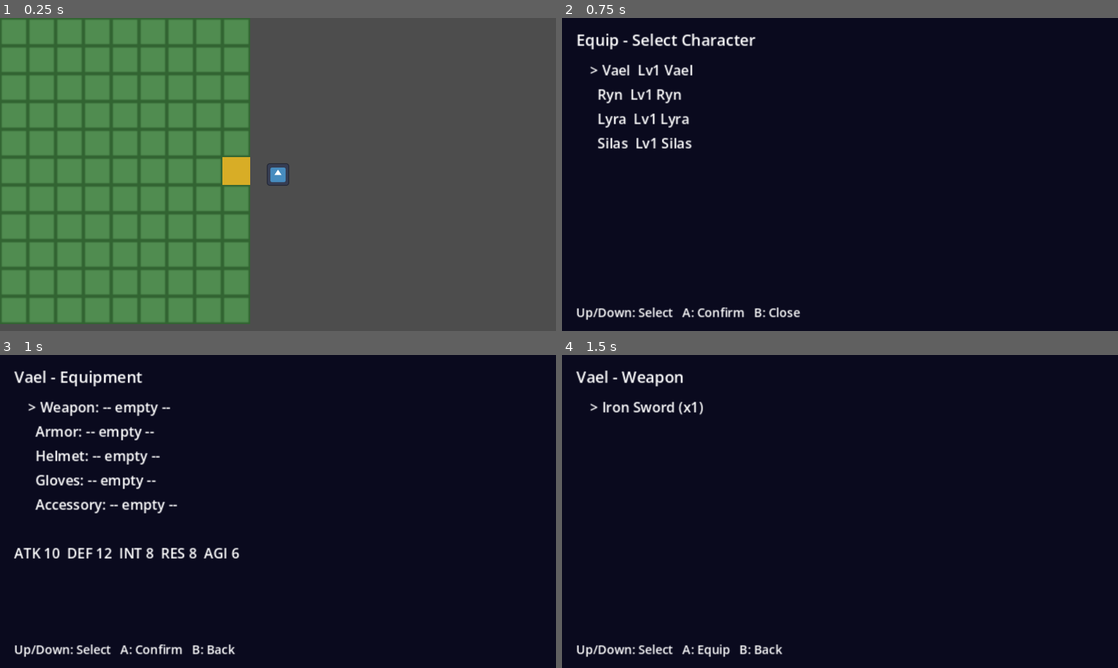
Above: before the commit, frames 1-4 (two rows, left to right).
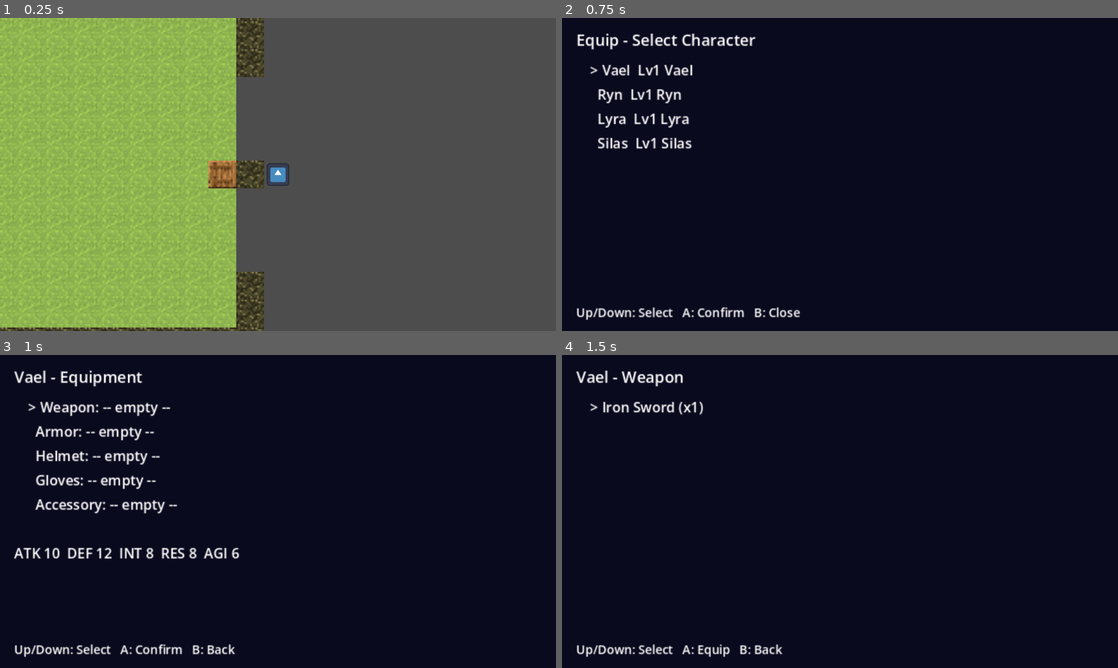
Above: after the commit, the same moments.

Repository: corytomlinson-oss/project_divine_light
Game: Godot game, scene res://scenes/overworld/Overworld.tscn
Same seed, same stepped clock (60 frames per second), same inputs: the game is played once before the commit and once after it. The engine's default icon, where the game draws it, is replaced by a stand-in: a white triangle on a blue panel in a dark square.
Inputs:
- Up to frame 1 (0.25 s): no input
- Up to frame 2 (0.75 s): tap Enter (ui_accept) at 0.5 s; hold Right (ui_right) from 0.53 s (still down); tap E at 0.6 s
- Up to frame 3 (1 s): keep holding Right (ui_right); tap Enter (ui_accept) at 0.77 s
- Up to frame 4 (1.5 s): tap Enter (ui_accept) at 1.25 s; release Right (ui_right) at 1.28 s; hold Down (ui_down) from 1.28 s (still down); tap E at 1.35 s

The runs differ from the first frame. In frame 1, 46% of the frame differs, in the area x 0-48%, y 0-100%; in frame 2, nothing differs; in frame 3, nothing differs; in frame 4, nothing differs.

Commit message:
Milestone 16 (in progress): Overworld tileset
First real (non-placeholder) art pass, first 3 of 38 assets from
ASSETS.md. Generated with Retro Diffusion (Tilesets tab, Single Tile
mode, 16x16) - grass floor, tree/hedge wall, wooden gate door.

Overworld and Cathedral split into separate tileset files as scoped:
overworld_tiles.png is new and Overworld-only (3 tiles - it never uses
the captive/boss-marker columns Cathedral needs), placeholder_tiles.png
still serves the Cathedral until its own art exists.

Painted a wall border around the Milestone 1 hand-placed floor patch for
the first time - it had zero wall tiles anywhere since it was made
(flagged back in Milestone 13a), since there was nothing to show wall
art on before now. Went through two rounds of playtesting fixes:

- The entry gap into the walled area was originally a single tile wide
  and lined up with the door's own row, funneling players straight into
  a dungeon transition instead of ever reaching the grass. Moved off
  that row, then widened to 6 rows once a single-tile gap turned out
  genuinely hard to walk into by eye with no diagonal movement.
- Real bug found via playtesting, not caught by any headless test: the
  player's Overworld spawn position was never actually tile-centered -
  8px off on the X axis since Milestone 1, invisible the entire project
  until real wall art existed for the off-center anchor to visibly
  overlap into. Every other spawn point already went through
  map_to_local() correctly; this was the one leftover hand-set value
  that never did. Fixed to the correct centered position.

Also adds tools/tile_preview.html, a small offline tile-seam checker
(drag an image in, see it repeated edge-to-edge at crisp pixel scale) -
reusable for every remaining tile in the asset checklist.

Co-Authored-By: Claude Sonnet 5 <noreply@anthropic.com>

Diff:
--- a/divine-light/scenes/overworld/Overworld.tscn
+++ b/divine-light/scenes/overworld/Overworld.tscn
@@ -1,7 +1,7 @@
 [gd_scene format=4 uid="uid://dvvtvbraj0o2r"]
 
 [ext_resource type="Script" path="res://scripts/overworld/Overworld.gd" id="1_ow"]
-[ext_resource type="Texture2D" uid="uid://d4cx7ioised60" path="res://assets/tilesets/placeholder_tiles.png" id="1_sc77d"]
+[ext_resource type="Texture2D" path="res://assets/tilesets/overworld_tiles.png" id="1_sc77d"]
 [ext_resource type="PackedScene" path="res://scenes/player/Player.tscn" id="2_player"]
 
 [sub_resource type="TileSetAtlasSource" id="TileSetAtlasSource_fd81m"]
@@ -9,8 +9,6 @@
 0:0/0 = 0
 1:0/0 = 0
 2:0/0 = 0
-3:0/0 = 0
-4:0/0 = 0
 
 [sub_resource type="TileSet" id="TileSet_fd81m"]
 sources/0 = SubResource("TileSetAtlasSource_fd81m")
@@ -24,4 +22,4 @@
 tile_set = SubResource("TileSet_fd81m")
 
 [node name="Player" parent="TileMapLayer" instance=ExtResource("2_player")]
-position = Vector2(160, 90)
+position = Vector2(168, 88)
--- a/divine-light/scripts/overworld/Overworld.gd
+++ b/divine-light/scripts/overworld/Overworld.gd
@@ -2,6 +2,29 @@
 
 const CATHEDRAL_DOOR_CELL := Vector2i(8, 5)
 const CATHEDRAL_SCENE_PATH := "res://scenes/dungeon/CathedralDungeon.tscn"
+
+# The Milestone 1 hand-painted floor patch turns out to be a clean rectangle
+# (confirmed by inspecting the actual tile_map_data). It had zero wall tiles
+# anywhere - a gap flagged back in Milestone 13a - since there was no reason
+# to paint walls before the wall tile had real art. Now that it does
+# (Milestone 16), it's worth finally closing that gap.
+const FLOOR_MIN := Vector2i(-4, -9)
+const FLOOR_MAX := Vector2i(8, 10)
+const WALL_COORDS := Vector2i(1, 0)
+
+# The player's spawn cell (10,5) sits outside the floor rectangle in empty
+# space - also flagged back in 13a as "harmless since empty cells are
+# walkable, but worth knowing if that ever changes." It just changed: a full
+# wall border would trap the player outside it. These cells stay open as the
+# entry point from spawn into the floor area, instead of moving spawn.
+# Deliberately excludes row 5 (the door's own row) - an earlier version only
+# opened row 5 and funneled the player straight onto the door tile the
+# instant they walked in, making the grass interior itself unreachable.
+# A single-row gap one row off fixed that but turned out hard to actually
+# find with no diagonal movement (found via playtesting) - a few rows wide
+# is far more forgiving to walk into by eye.
+const ENTRY_GAP_ROWS: Array = [2, 3, 4, 6, 7, 8]
+const ENTRY_GAP_X := 9
 
 @onready var _tile_map: TileMapLayer = $TileMapLayer
 @onready var _player: Node2D = $TileMapLayer/Player
@@ -10,12 +33,32 @@
 func _ready() -> void:
 	GameManager.current_location = "overworld"
 	GameManager.current_scene_path = "res://scenes/overworld/Overworld.tscn"
+	_paint_wall_border()
 	_tile_map.set_cell(CATHEDRAL_DOOR_CELL, 0, Vector2i(2, 0))
 	if GameManager.has_pending_spawn:
 		_player.snap_to(GameManager.pending_spawn_position)
 		GameManager.has_pending_spawn = false
 
 
+func _paint_wall_border() -> void:
+	var min_x: int = FLOOR_MIN.x - 1
+	var max_x: int = FLOOR_MAX.x + 1
+	var min_y: int = FLOOR_MIN.y - 1
+	var max_y: int = FLOOR_MAX.y + 1
+	for x in range(min_x, max_x + 1):
+		_paint_wall(Vector2i(x, min_y))
+		_paint_wall(Vector2i(x, max_y))
+	for y in range(min_y, max_y + 1):
+		_paint_wall(Vector2i(min_x, y))
+		_paint_wall(Vector2i(max_x, y))
+
+
+func _paint_wall(cell: Vector2i) -> void:
+	if cell.x == ENTRY_GAP_X and ENTRY_GAP_ROWS.has(cell.y):
+		return
+	_tile_map.set_cell(cell, 0, WALL_COORDS)
+
+
 func get_door_destination(cell: Vector2i) -> Dictionary:
 	if cell == CATHEDRAL_DOOR_CELL:
 		return {"scene": CATHEDRAL_SCENE_PATH}
Binary file added: divine-light/assets/tilesets/overworld_tiles.png
Not shown, added: divine-light/assets/tilesets/overworld_tiles.png.import
Binary file added: divine-light/assets/tilesets/source/overworld/grass_floor.png
Not shown, added: divine-light/assets/tilesets/source/overworld/grass_floor.png.import
Binary file added: divine-light/assets/tilesets/source/overworld/tree_hedge_wall.png
Not shown, added: divine-light/assets/tilesets/source/overworld/tree_hedge_wall.png.import
Binary file added: divine-light/assets/tilesets/source/overworld/wooden_gate_door.png
Not shown, added: divine-light/assets/tilesets/source/overworld/wooden_gate_door.png.import
Not shown, changed: ASSETS.md
Not shown, changed: CLAUDE.md
Not shown, added: tools/tile_preview.html
